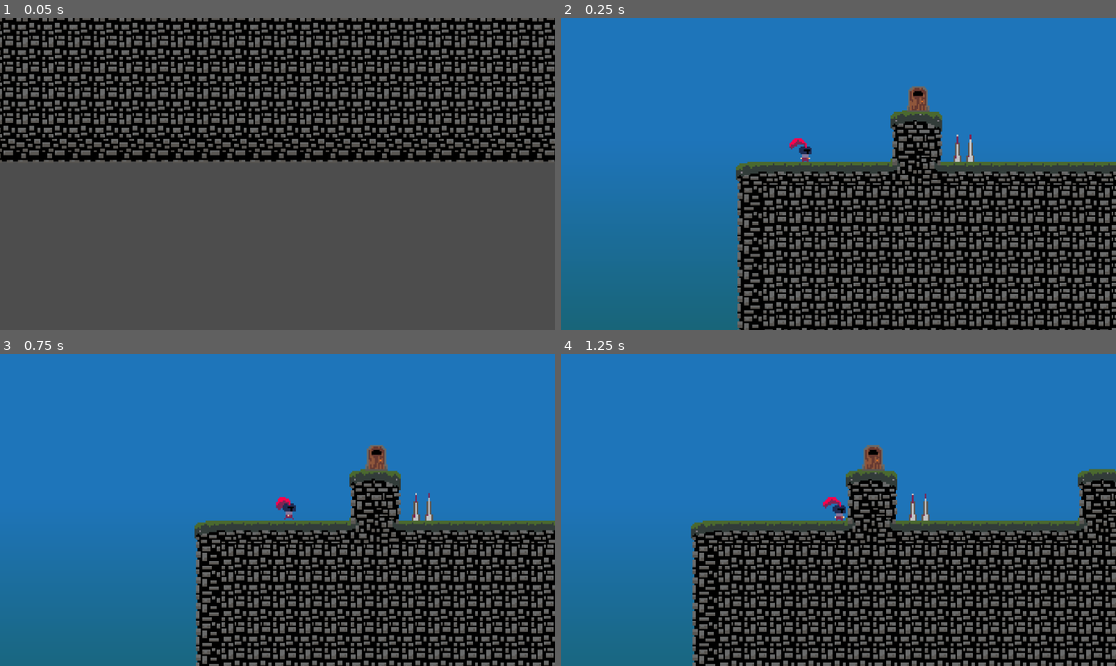
Above: before the commit, frames 1-4 (two rows, left to right).
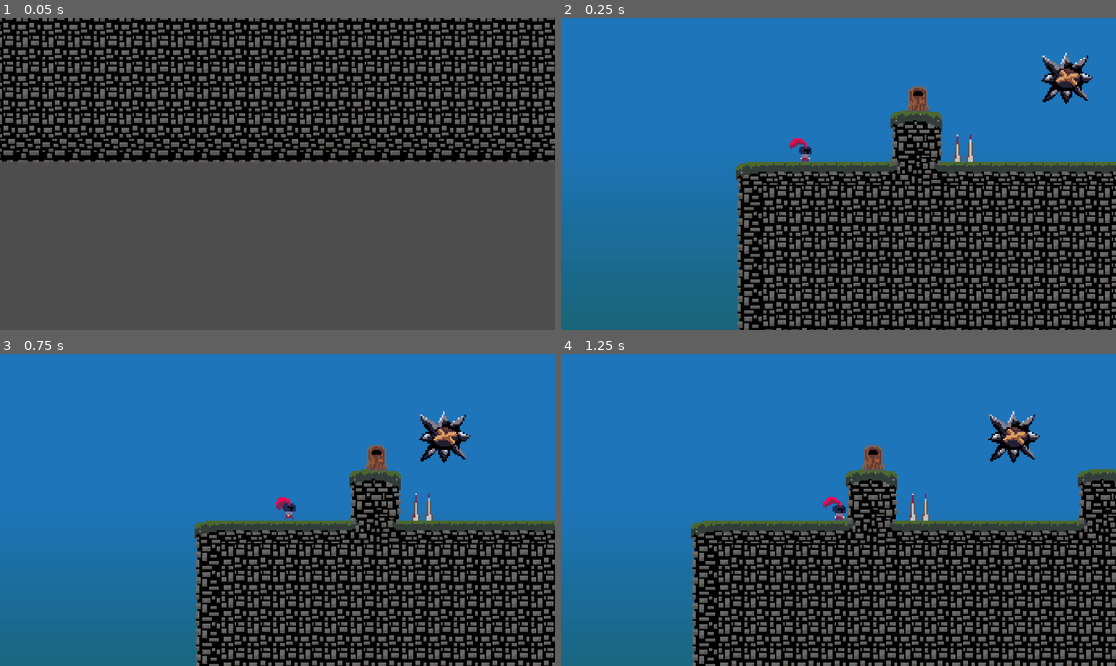
Above: after the commit, the same moments.

Repository: CBurgess97/godot-platformer
Game: Godot game, scene res://Game.tscn
Two runs of this game, one before a commit and one after it. Both use one fixed random seed, a clock stepped at 60 frames per second and the inputs below. This scene is started directly instead of the project's main scene.
Inputs:
- Up to frame 1 (0.05 s): no input
- Up to frame 2 (0.25 s): no input
- Up to frame 3 (0.75 s): hold Right (ui_right) from 0.53 s (still down)
- Up to frame 4 (1.25 s): keep holding Right (ui_right); tap Up (ui_up) at 0.77 s

Frame 1 is identical in both runs. In frame 2, 0.9% of the frame differs, in the area x 86-96%, y 11-28%; in frame 3, 0.9%; in frame 4, 0.9%.

Commit message:
Add Moving Spike Object

Diff:
--- /dev/null
+++ b/Levels/Level Objects/Spike Ball.tscn
@@ -0,0 +1,35 @@
+[gd_scene load_steps=6 format=3 uid="uid://e2arbawy8i33"]
+
+[ext_resource type="Script" uid="uid://c4151xhc8w2sj" path="res://Levels/Level Objects/follow_path.gd" id="1_8wp1p"]
+[ext_resource type="Texture2D" uid="uid://43i25sxtnwxl" path="res://Resources/Sprites/spike ball.png" id="1_xqclu"]
+[ext_resource type="Script" uid="uid://dbabea6rcqs83" path="res://Levels/Level Objects/damage_on_contact_component.gd" id="2_8wp1p"]
+
+[sub_resource type="Curve2D" id="Curve2D_212hq"]
+_data = {
+"points": PackedVector2Array(0, 0, 0, 0, 0, 0, 0, 0, 0, 0, 167, 0, 0, 0, 0, 0, 0, 0)
+}
+point_count = 3
+
+[sub_resource type="CircleShape2D" id="CircleShape2D_212hq"]
+radius = 14.0357
+
+[node name="SpikeBall" type="Node2D"]
+
+[node name="Path2D" type="Path2D" parent="."]
+curve = SubResource("Curve2D_212hq")
+script = ExtResource("1_8wp1p")
+
+[node name="PathFollow2D" type="PathFollow2D" parent="Path2D"]
+position = Vector2(77.4865, 0)
+progress = 256.512
+rotates = false
+
+[node name="Sprite2D" type="Sprite2D" parent="Path2D/PathFollow2D"]
+texture_filter = 1
+texture = ExtResource("1_xqclu")
+
+[node name="Hitbox" type="Area2D" parent="Path2D/PathFollow2D"]
+script = ExtResource("2_8wp1p")
+
+[node name="CollisionShape2D" type="CollisionShape2D" parent="Path2D/PathFollow2D/Hitbox"]
+shape = SubResource("CircleShape2D_212hq")
--- /dev/null
+++ b/Levels/Level Objects/follow_path.gd
@@ -0,0 +1,8 @@
+extends Path2D
+
+@export var speed: float = 100.0
+
+@onready var path: PathFollow2D = $PathFollow2D
+
+func _process(delta: float) -> void:
+    path.progress += speed * delta
--- a/Levels/TestLevel1.tscn
+++ b/Levels/TestLevel1.tscn
@@ -3,7 +3,7 @@
 [ext_resource type="TileSet" uid="uid://f6qeyrr0ddqo" path="res://Resources/tiles.tres" id="1_usvk7"]
 [ext_resource type="Script" uid="uid://uaqrhl73rrfd" path="res://Levels/level.gd" id="2_bs3lq"]
 [ext_resource type="PackedScene" uid="uid://yphjr527njqo" path="res://Levels/Level Objects/door.tscn" id="2_xy0xx"]
-[ext_resource type="Script" uid="uid://b1pd2qr674oqk" path="res://Levels/Level Objects/door.gd" id="4_ynt8y"]
+[ext_resource type="PackedScene" uid="uid://e2arbawy8i33" path="res://Levels/Level Objects/Spike Ball.tscn" id="5_624pj"]
 [ext_resource type="PackedScene" uid="uid://klxhy664vtkd" path="res://Levels/Level Objects/Spikes.tscn" id="5_u1dho"]
 
 [node name="TestLevel1" type="TileMapLayer"]
@@ -14,7 +14,6 @@
 
 [node name="Door" parent="." instance=ExtResource("2_xy0xx")]
 position = Vector2(145, 43)
-script = ExtResource("4_ynt8y")
 target_scene = "uid://scodd5131rra"
 
 [node name="SpawnPoint" type="Node2D" parent="."]
@@ -23,3 +22,6 @@
 [node name="Spikes" parent="." instance=ExtResource("5_u1dho")]
 z_index = -1
 position = Vector2(173, 78)
+
+[node name="SpikeBall" parent="." instance=ExtResource("5_624pj")]
+position = Vector2(185, 30)
--- a/Levels/level.gd
+++ b/Levels/level.gd
@@ -3,7 +3,7 @@
 
 @export var level_name: String = ""
 
-@onready var level_manager: LevelManager = get_parent()
+@onready var level_manager: LevelManager = null
 @onready var spawn_point : Node2D = $SpawnPoint
 
 
--- a/Levels/level_manager.gd
+++ b/Levels/level_manager.gd
@@ -18,6 +18,7 @@
 		current_level.exit_level()
 		current_level.queue_free()
 	current_level = load(level_path).instantiate()
+	current_level.level_manager = self
 	add_child(current_level)
 	current_level.enter_level()
 	player.move_to(current_level.spawn_point.position)
Not shown, added: Levels/Level Objects/follow_path.gd.uid
Binary file added: Resources/Sprites/spike ball.png
Not shown, added: Resources/Sprites/spike ball.png.import
